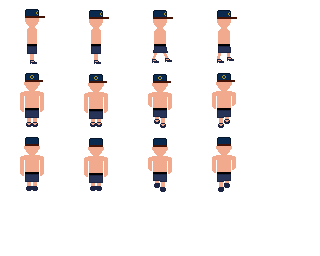
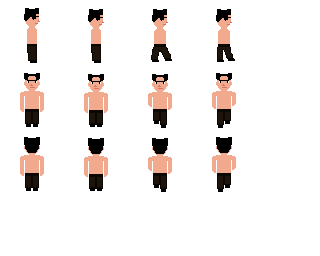
Layered file, before and after one edit (320x256). Changes by layer:
hid group "HATS" (3 layers) over (24, 9, 237, 154)
hid "POLICE HAT" over (25, 9, 237, 147)
hid group "TOPS" (8 layers) over (24, 24, 235, 189)
showed group "HAIR" (5 layers) over (24, 8, 237, 154)
painted on "BLACK HAIR KIM" over (88, 74, 168, 81)
showed group "FACE" (6 layers) over (24, 16, 234, 89)
hid "BLUE SKIRT" over (25, 44, 231, 183)
showed "3PIECE PANTS" over (25, 44, 233, 189)
showed "BROWN PANTS" over (25, 44, 231, 189)
hid "BLUE HEELS" over (26, 57, 234, 192)
showed "BLACK SHOES", painted on it over (25, 58, 235, 192)
